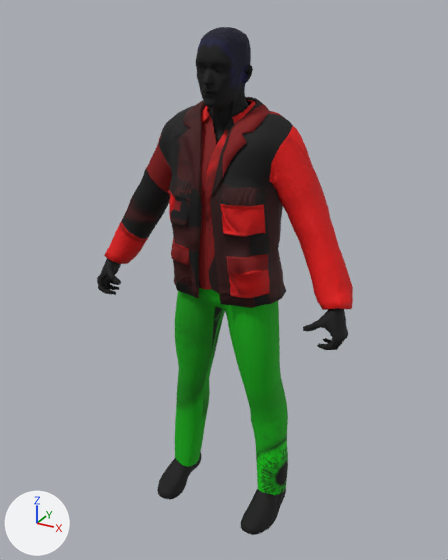
The glTF model assets/models/crowd_f.glb: old version first, new version second.
Rendered twice from a 50 mm lens placed at (0.998, -1.875, 1.896), pointed at (-0.015, -0.032, 0.974). Arrows for +X, +Y and +Z are at lower left; the lights stay in place. The older version comes first. Where no turn or scale is listed for an object, it has been applied to the vertices. Vertices at exactly the same position are counted once.

Names of what the first picture shows: 'Body'.
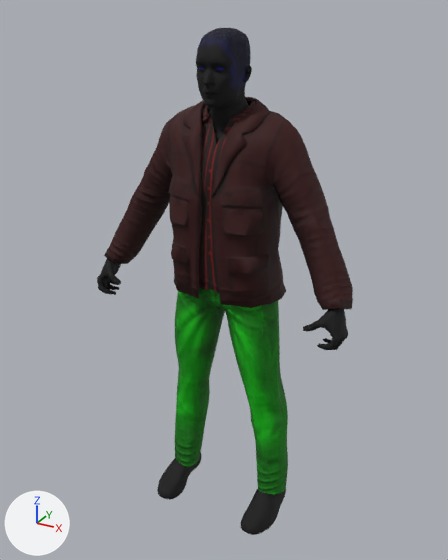
Changed parts and their boxes [x1, y1, x2, y2] in the pictures (448 x 560 px; the box of a moved part takes in the faces that stretch with it):
```json
{"object": "Body", "change": "reshaped", "before": [97, 27, 353, 535], "after": [97, 28, 353, 535]}
{"part": 1, "of": "me_body", "change": "moved or reshaped", "before": [171, 34, 311, 226], "after": [154, 34, 311, 254]}
{"part": 2, "of": "me_body", "change": "moved or reshaped", "before": [210, 323, 221, 368], "after": [210, 318, 223, 368]}
{"part": 3, "of": "me_body", "change": "surface changed", "before": [104, 97, 353, 498], "after": [104, 97, 353, 498]}
{"part": 4, "of": "me_body", "change": "recoloured", "before": [104, 29, 353, 495], "after": [104, 29, 353, 495]}
```

Edits to the scene script, one JSON object a line:
```json
{"block": "me_body", "where": "# used by ob_body; location = (0.0, 0.0, 0.0)"}
{"op": "remove", "block": "me_body", "code": "me_body.from_pydata(...)  # 5800 vertices, 10987 faces; spans x -0.5..0.5, y -0.23..0.14, z 0.0..1.84"}
{"op": "add", "block": "me_body", "code": "me_body.from_pydata(...)  # 5801 vertices, 10987 faces; spans x -0.5..0.5, y -0.23..0.14, z 0.0..1.84"}
{"block": "me_body", "change": "me_body part 1: 185 vertices moved within x -0.31..0.46, y -0.19..0.04, z 0.91..1.78; 300 vertices removed from x -0.29..0.29, y -0.19..0.1, z 1.22..1.81; 301 vertices added at x -0.43..0.43, y -0.18..0.04, z 1.01..1.81"}
{"block": "me_body", "change": "me_body part 2: 1 vertex removed from x -0.06, y -0.04, z 0.64; 1 vertex added at x -0.06, y -0.04, z 0.63"}
{"block": "me_body", "change": "me_body part 3: 7575 kept faces spanning x -0.5..0.5, y -0.23..0.14, z 0.0..1.74 get new texture (UV) coordinates"}
{"block": "me_body", "change": "me_body part 4: 4540 kept faces spanning x -0.49..0.49, y -0.2..0.14, z 0.09..1.84 get new vertex colours"}
{"block": "me_body", "change": "other edits to the shape of me_body do not show in these pictures"}
```
